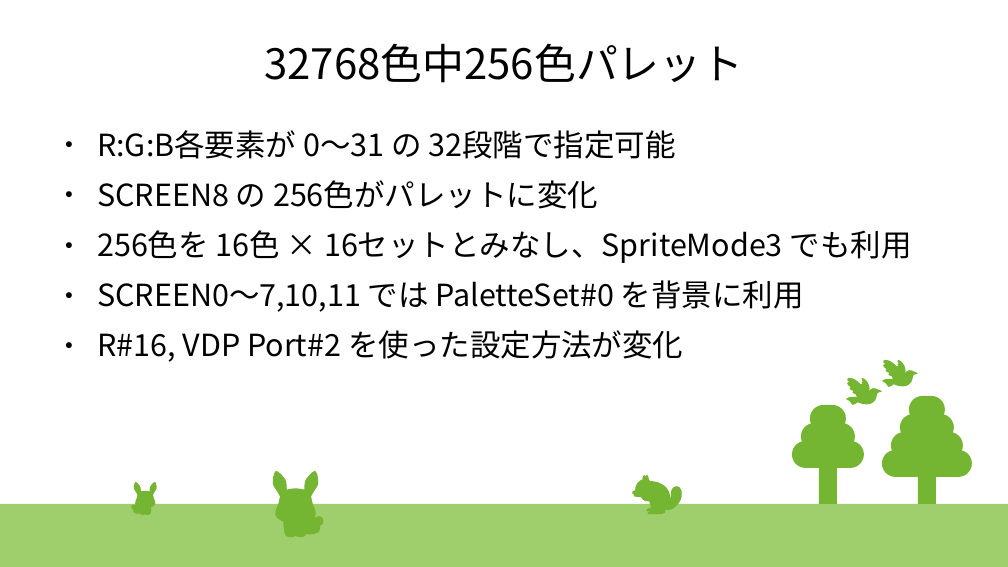
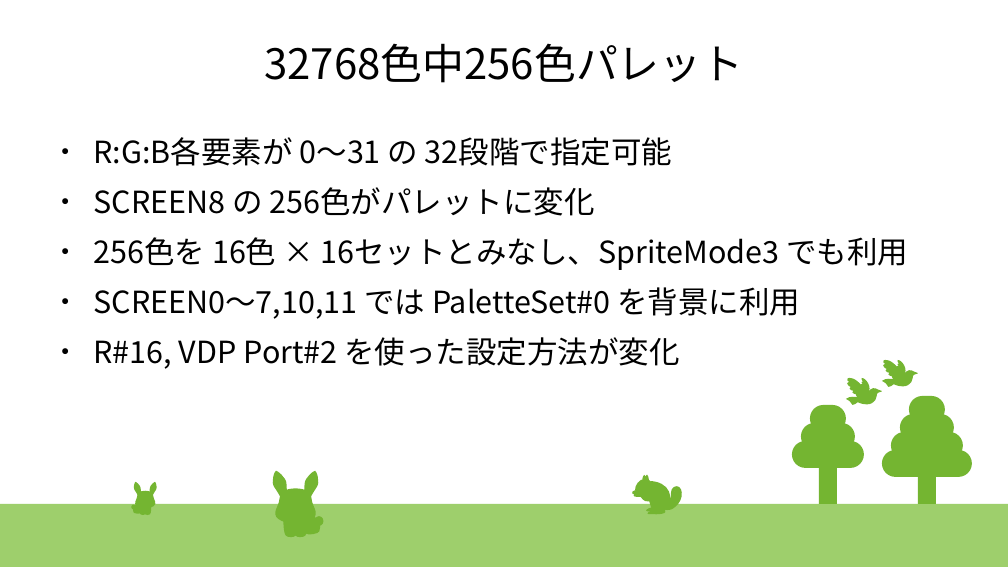
Before and after one commit to hra1129/TangCartMSX, a slide deck: slide 10 of RTL/tangnano20k_vdp_cartridge_rev2_step1/src/th9958/devcon/doc/2025_Dec_13th_v9968progress.odp (slide 7 before the commit). Drawn at 1008x567 pixels with LibreOffice and Linux fonts; fonts in the diff are those of the drawing. Boxes give left, top, right and bottom in pixels: in the first picture for what was removed or moved away, otherwise in the second. Text is boxed around its words. In the diff, an @@ line names an element or a change of style, - is before the commit and + after.

```diff
--- a/RTL/tangnano20k_vdp_cartridge_rev2_step1/src/th9958/devcon/doc/2025_Dec_13th_v9968progress.odp
+++ b/RTL/tangnano20k_vdp_cartridge_rev2_step1/src/th9958/devcon/doc/2025_Dec_13th_v9968progress.odp
@@ text "R:G:B各要素が 0～31 の 32段階で指定可能": place and size @@
-text "R:G:B各要素が 0～31 の 32段階で指定可能" at (97,130,912,362)
+text "R:G:B各要素が 0～31 の 32段階で指定可能" at (94,137,908,369)
```
Also in this commit, not shown: 10 other slides changed, 4 slides added, 3 other files.
